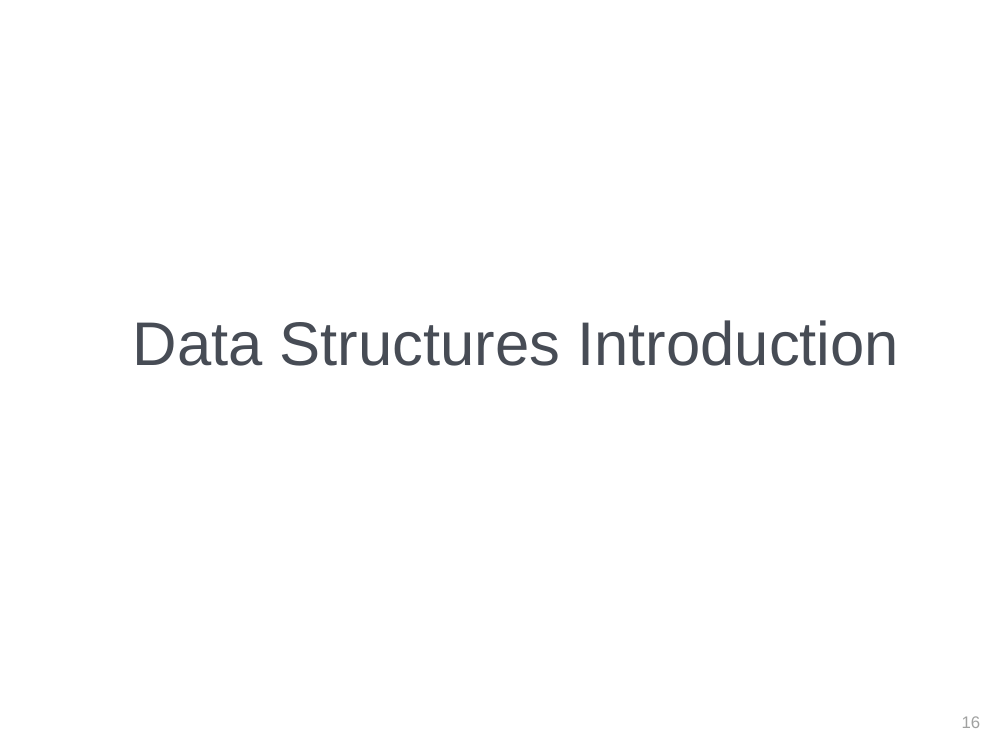
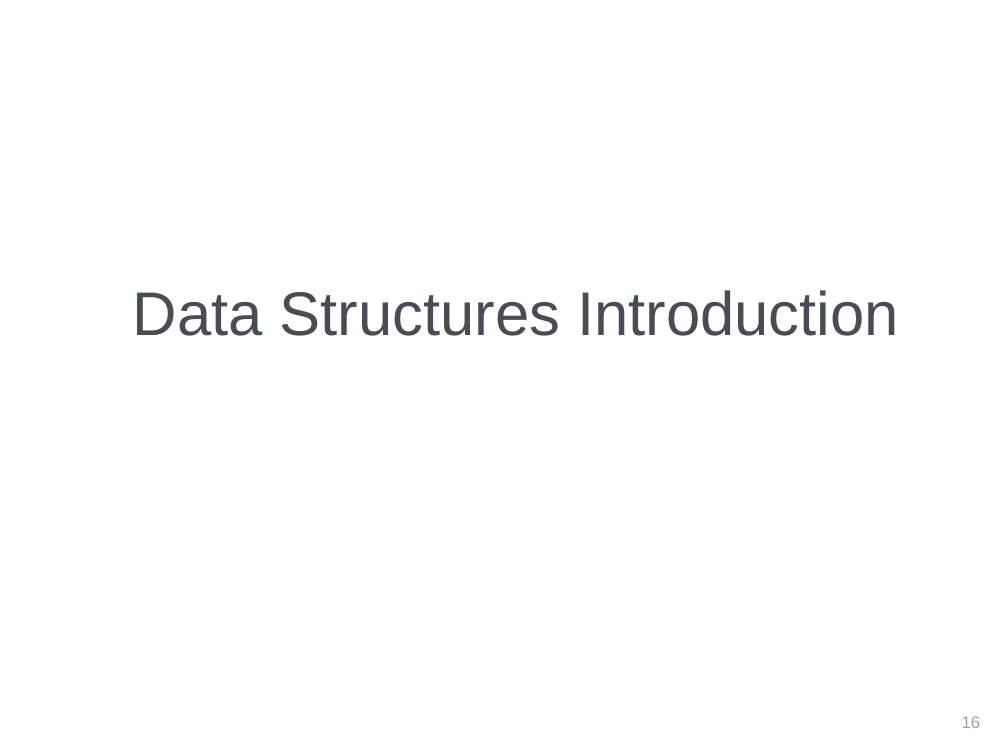
Before and after one commit to jhigherevature/spark-examples, a slide deck: slide 17 of revised-ppts/Day 15 PPT.pptx. Drawn at 1008x756 pixels with LibreOffice and Linux fonts; fonts in the diff are those of the drawing; background and template pictures are left out. Boxes give left, top, right and bottom in pixels: in the first picture for what was removed or moved away, otherwise in the second. Text is boxed around its words. In the diff, an @@ line names an element or a change of style, - is before the commit and + after.

```diff
--- a/revised-ppts/Day 15 PPT.pptx
+++ b/revised-ppts/Day 15 PPT.pptx
@@ text "Data Structures Introduction" moved from (x1=133, y1=320, x2=899, y2=366) to (x1=133, y1=290, x2=899, y2=336) @@
```
Also in this commit, not shown: 2 other slides changed, 22 other files.
